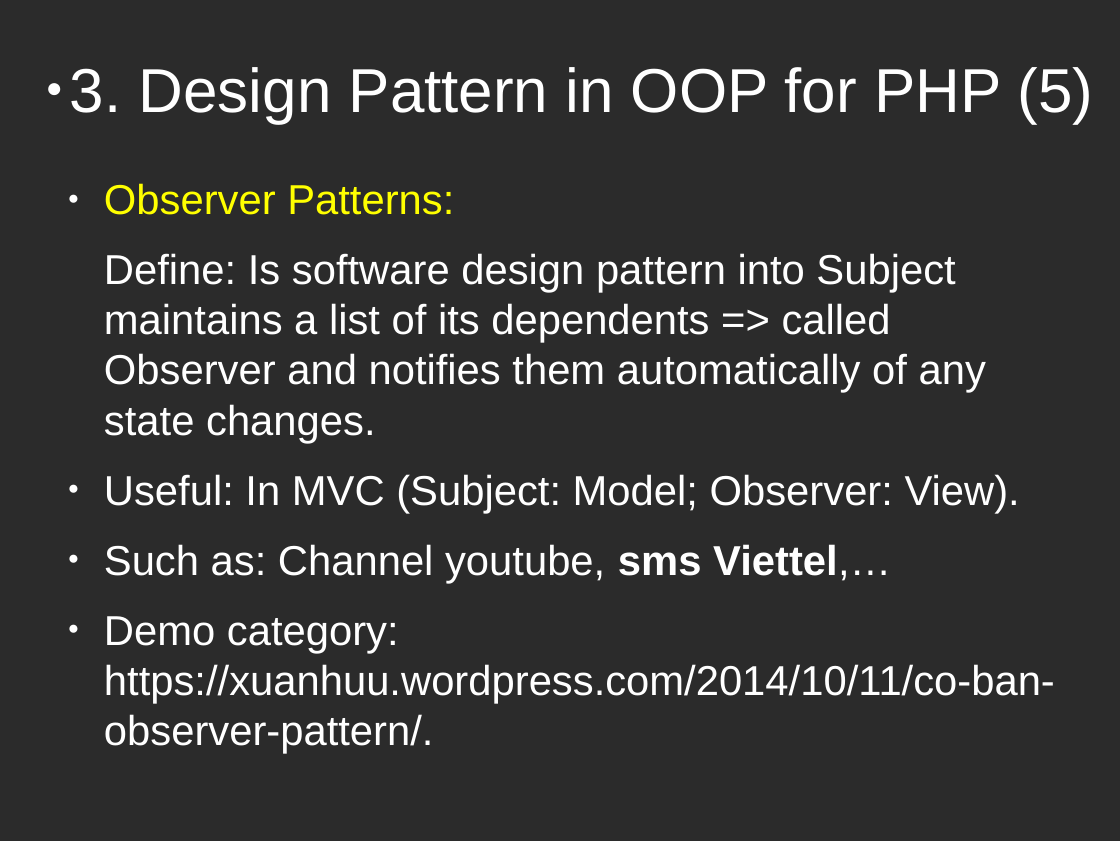
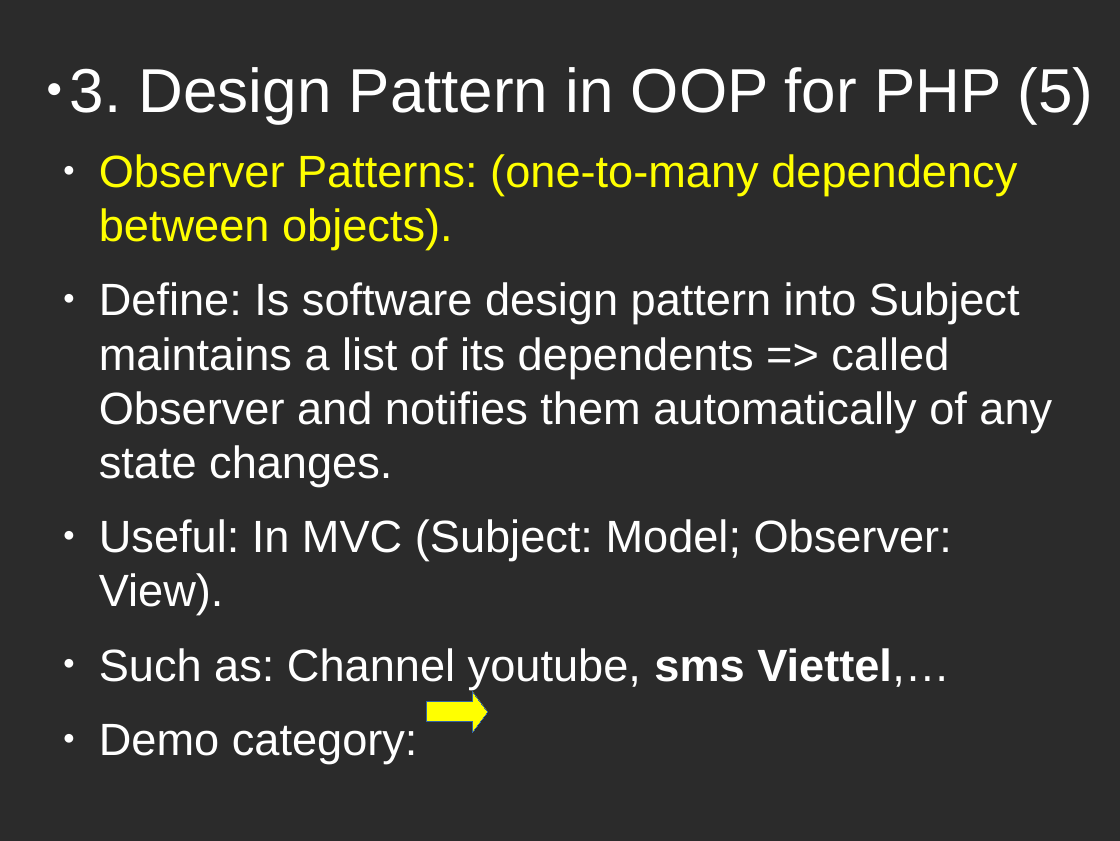
Before and after one commit to huongvt789/design-parttern, a slide deck: slide 4 of design-pattern.odp (slide 3 before the commit). Drawn at 1120x841 pixels with LibreOffice and Linux fonts; fonts in the diff are those of the drawing; background and template pictures are left out; a plain dark background stands for a picture behind light text. Boxes give left, top, right and bottom in pixels: in the first picture for what was removed or moved away, otherwise in the second. Text is boxed around its words. In the diff, an @@ line names an element or a change of style, - is before the commit and + after.

Commit message:
complete observer

```diff
--- a/design-pattern.odp
+++ b/design-pattern.odp
@@ text "Observer Patterns: (one-to-many dependency between ...": place and size @@
-text "Observer Patterns: (one-to-many dependency between ..." at box(104, 183, 1055, 754)
+text "Observer Patterns: (one-to-many dependency between ..." at box(99, 154, 1052, 763)
@@ text at box(99, 154, 1017, 250): text changed; size 29.6 to 32 pt @@
-● Observer Patterns:
+● Observer Patterns: (one-to-many dependency between objects).
@@ text at box(99, 282, 1052, 689): size 29.6 to 32 pt in "Define: Is software design pattern into Subject ...", "Useful: In MVC (Subject: Model; Observer: View).", "Such as: Channel youtube, sms Viettel,…"; bullet none to ● @@
@@ right arrow added at box(427, 691, 488, 732), fill #FFFF00, outline #3465A4 0 pt @@
@@ text at box(99, 724, 418, 763): text changed; size 29.6 to 32 pt @@
-● Demo category: https://xuanhuu.wordpress.com/2014/10/11/co-ban-observer-pattern/.
+● Demo category:
```
Also in this commit, not shown: 2 other slides changed, 2 slides added, 2 other files.
